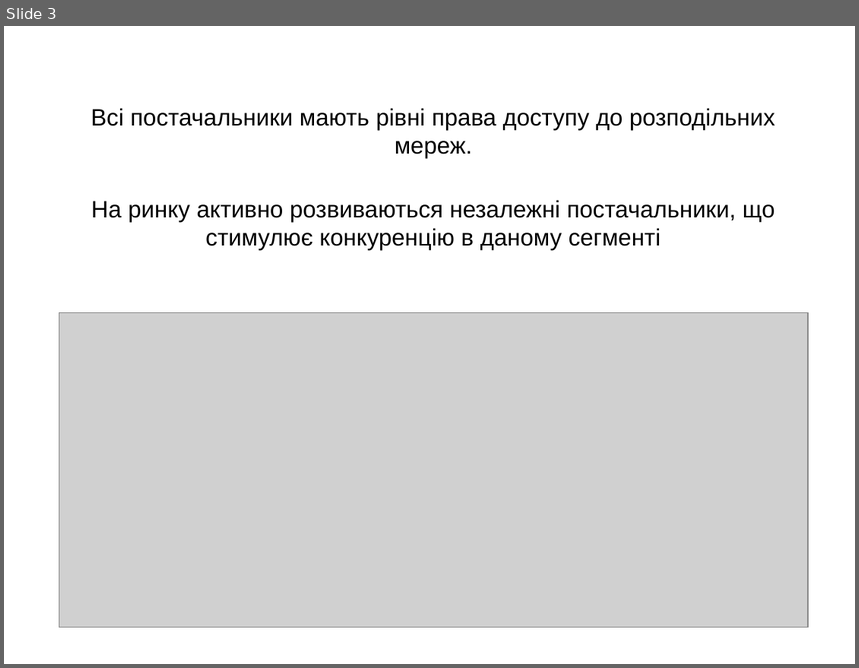
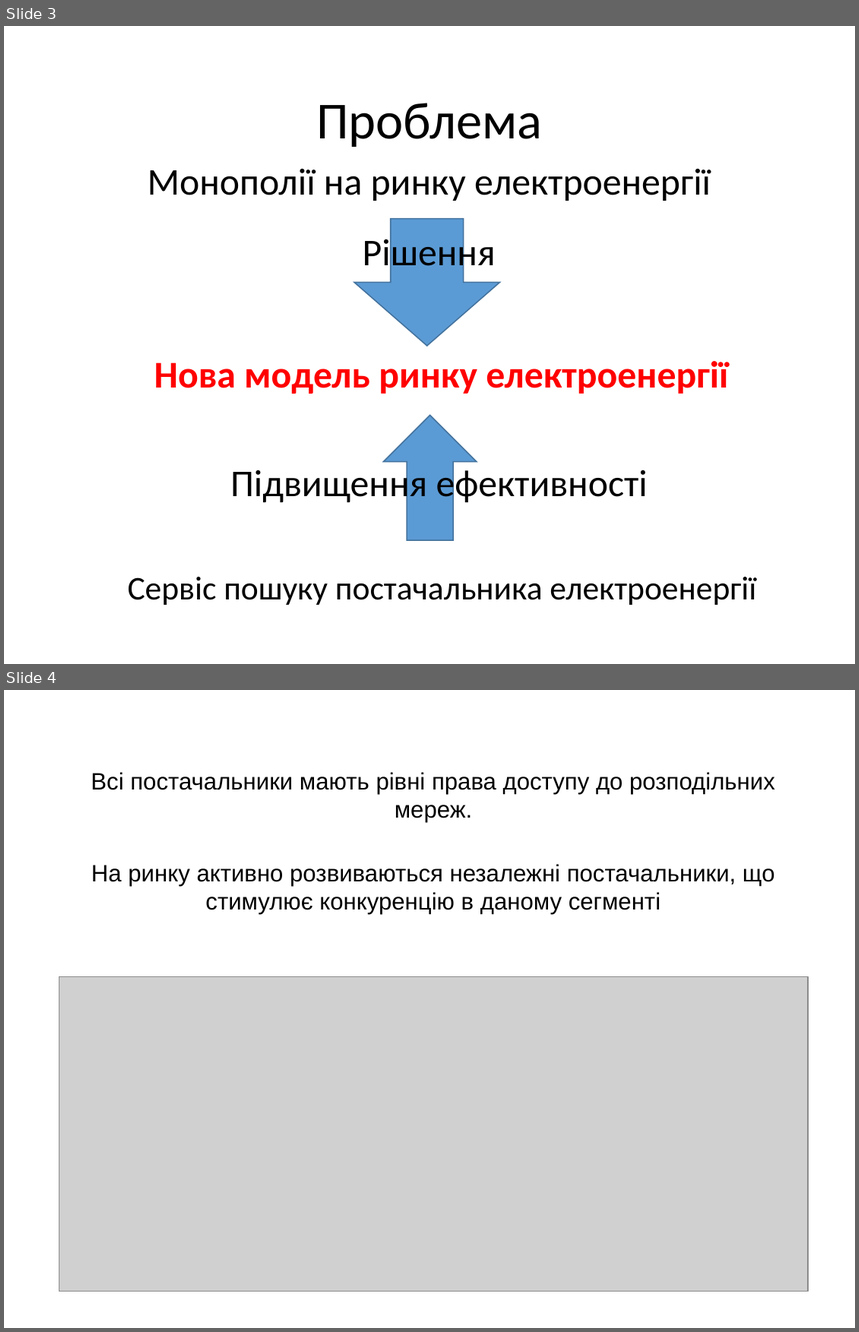
Before and after one commit to Alex-hv/1991energy, a slide deck: Presentation.pptx. Shown one above the other, each under a label of ours: slide 3 before the commit, slides 3 and 4 after it. The pictures are 859x668 and 859x1332 pixels, drawn with LibreOffice and Linux fonts; fonts in the diff are those of the drawing; grey boxes stand for pictures. Boxes give left, top, right and bottom in pixels: in the first picture for what was removed or moved away, otherwise in the second. Text is boxed around its words. In the diff, an @@ line names an element or a change of style, - is before the commit and + after.

```diff
--- a/Presentation.pptx
+++ b/Presentation.pptx
@@ slide 3 added at <box>4,26,855,664</box>, background #FFFFFF @@
@@ title added at <box>316,103,542,147</box>, 44 pt, text #000000 @@
+Проблема
@@ text added at <box>148,168,711,201</box>, 32 pt, text #000000 @@
+Монополії на ринку електроенергії
@@ down arrow added at <box>354,218,500,345</box>, fill #5B9BD5, outline #43739E 1 pt @@
@@ text added at <box>363,234,496,275</box>, 32 pt, text #000000 @@
+Рішення
@@ text added at <box>154,361,728,394</box>, 32 pt, text #FF0000, bold @@
+Нова модель ринку електроенергії
@@ down arrow added at <box>384,415,477,540</box>, fill #5B9BD5, outline #43739E 1 pt @@
@@ text added at <box>230,465,648,506</box>, 32 pt, text #000000 @@
+Підвищення ефективності
@@ text added at <box>128,577,756,605</box>, 28 pt, text #000000 @@
+Сервіс пошуку постачальника електроенергії
@@ what was slide 3 is now slide 4 @@
```
Also in this commit, not shown: 2 other slides added, 1 slide removed, 3 other files.
